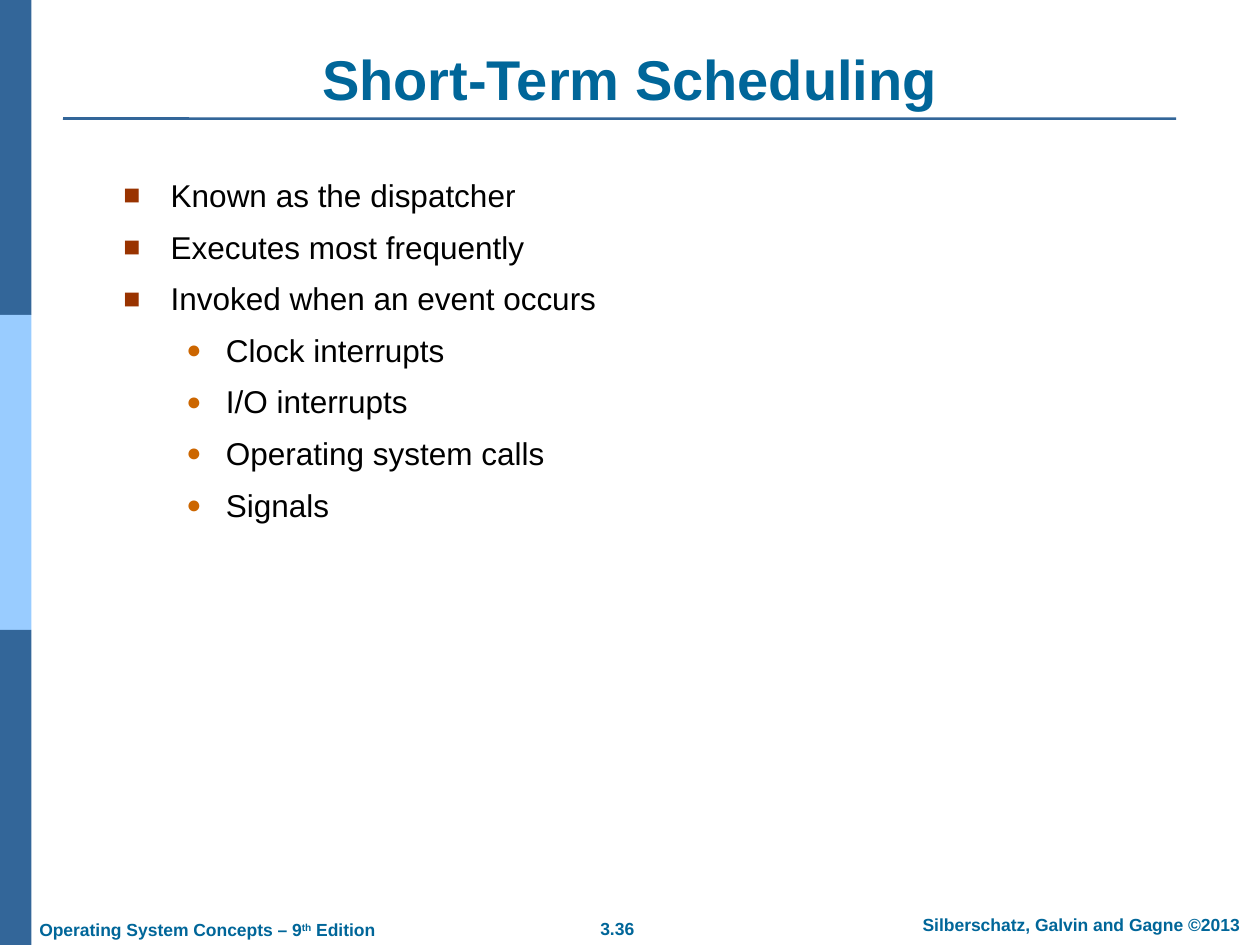
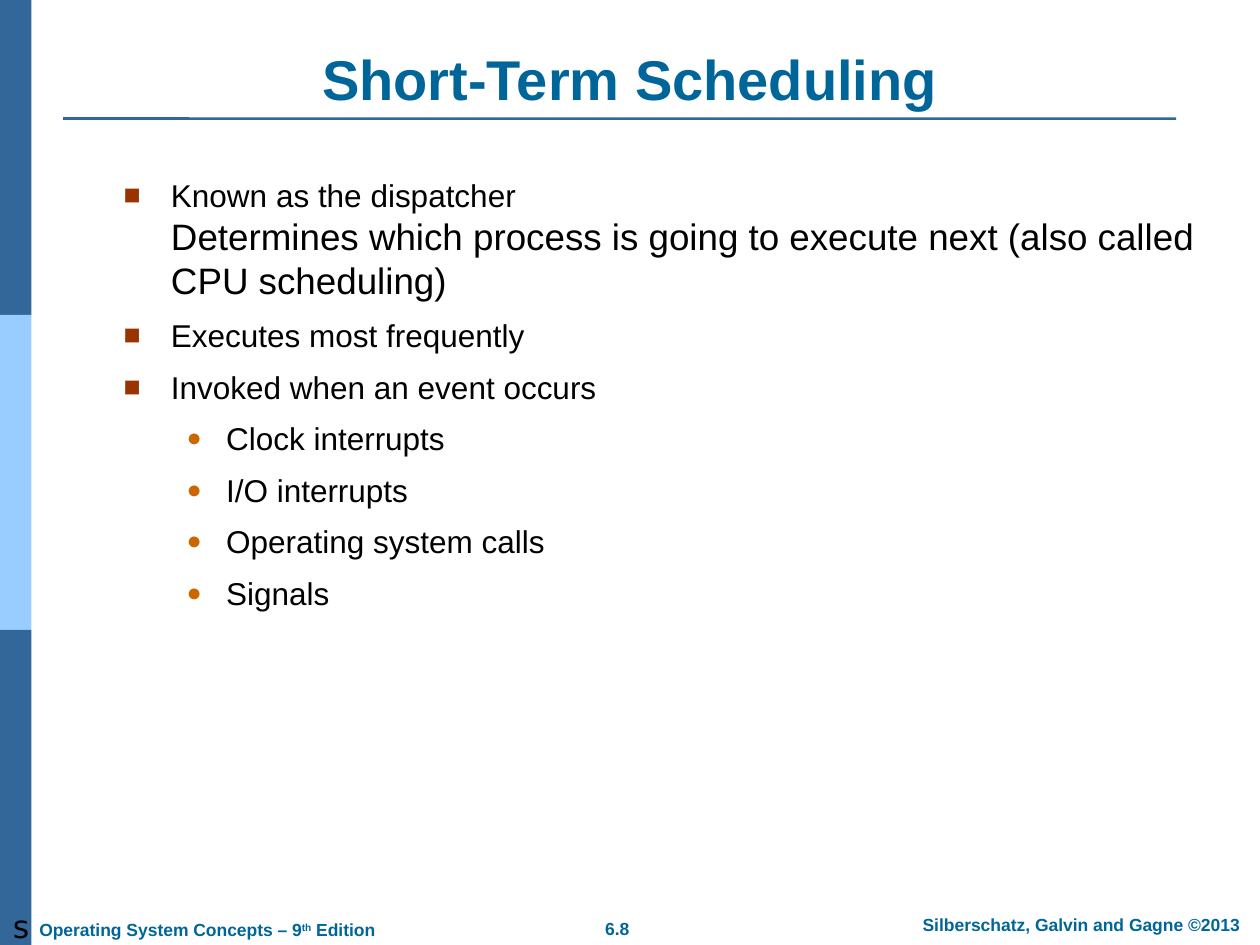
Before and after one commit to qasim2020/givezakat, a slide deck: slide 8 of static/AOS/Chapter 3.ppt (slide 36 before the commit). Drawn at 1260x945 pixels with LibreOffice and Linux fonts; fonts in the diff are those of the drawing; background and template pictures are left out. Boxes give left, top, right and bottom in pixels: in the first picture for what was removed or moved away, otherwise in the second. Text is boxed around its words. In the diff, an @@ line names an element or a change of style, - is before the commit and + after.

```diff
--- a/static/AOS/Chapter 3.ppt
+++ b/static/AOS/Chapter 3.ppt
@@ text at box(171, 184, 1194, 302): text changed; size 18 to 21 pt @@
-■ Known as the dispatcher
+■ Known as the dispatcher
+  Determines which process is going to execute next (also called CPU scheduling)
@@ text added at box(13, 920, 29, 939), 18 pt, text #000000 @@
+s
@@ page number at box(605, 922, 629, 935): text changed @@
-3.36
+6.8
```
Also in this commit, not shown: 1 other slide changed, 41 slides added, 60 slides removed, 12 other files.
